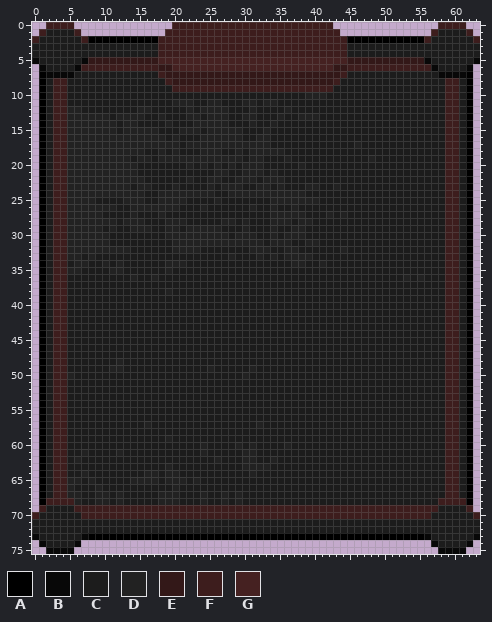
Edited in one commit: pixel-art file (Assets/Decor/UI/FontBack_UI.ase). The picture above was drawn from the file before the commit.
64x76 pixels, 1 frame. Colours within 5 levels of each other are drawn and written as one.
Palette (. is transparent): A #000000  B #080808  C #1c1c1c  D #222222  E #331818  F #3d1d1d  G #452121
Pixels before, first column x 0:
 0 ..FFFF..............FFFFFFFFFFFFFFFFFFFFFFF...............FFFF..
 1 .FCCCCF............FFFFFFFFFFFFFFFFFFFFFFFFF.............FCCCCF.
 2 FCCCCCCFAAAAAAAAAAFFFFFFFFFFFFFFFFFFFFFFFFFFFAAAAAAAAAAAFCCCCCCF
 3 CCCCCCCCCCCCCCCCCCFFFFFFFFFFFFFFFFFFFFFFFFFFFCCCCCCCCCCCCCCCCCCC
 4 CCCCCCCCCCCCCCCCCCFFFFFFFFFFFFFFFFFFFFFFFFFFFCCCCCCCCCCCCCCCCCCC
 5 BCCCCCCBEEEEEEEEEEGGGGGGGGGGGGGGGGGGGGGGGGGGGEEEEEEEEEEEBCCCCCCB
 6 .BCCCCBFFFFFFFFFFFEEGGGGGGGGGGGGGGGGGGGGGGGEEFFFFFFFFFFFFBCCCCB.
 7 .ABBBBCCCCCCCCCCCCFEEEEEEEEEEEEEEEEEEEEEEEEEFCCCCCCCCCCCCCBBBBA.
 8 .ACFFCCCCCCCCCCCCCCFEEEEEEEEEEEEEEEEEEEEEEEFCCCCCCCCCCCCCCCFFCA.
 9 .ACFFCCCCCCCCCCCCCCCFFFFFFFFFFFFFFFFFFFFFFFCCCCCCCCCCCCCCCCFFCA.
10 .ACFFCCCCCCCCCCCCCCCCCCCCCCCCCCCCCCCCCCDDDCCCCCCCCCCCCCCCCCFFCA.
11 .ACFFCCCCCCCCCCCCCCCDDDCCDDCCCDDCDDCCCCCCCCCCCCCCCCCCCCCCCCFFCA.
12 .ACFFDDCCCCCCCCDDCCCCCDCDDDDCCCDCCCCDCCCCCCCCCCCCCCCCCCCCCCFFCA.
13 .ACFFDDDDDDCDDDDCCDCCCDDCDDDCCDDCCCDCCDDDCCCCCCCCCCCCCCCCCCFFCA.
14 .ACFFDDDDDDDCDDCCCCDCCCDDDDDCCCDCCDCCCCCCCCCCCCCCCCCCCCCCCCFFCA.
15 .ACFFDDDDDDDCDDDDDCCCDDDCDDDDDCCCDCCCCCCCCCCCCCCCCCCCCCCCCCFFCA.
16 .ACFFDDDDDDDDDDDDDDCDCCCDDDDDDCCDDCCCCCCCCCCCCCCCCCCCCCCCCCFFCA.
17 .ACFFDDDDDDDDDDDDDDDDCDDDDDDDDDDDDCCCCCCCCCCCCDCCCCCCCCCCCCFFCA.
18 .ACFFDDDDDDDDDDDCCDCDCCCDDDCCDCDDDDDCCCCCCCCCCCCCCCCCCCCCCCFFCA.
19 .ACFFDDDDDDDDDCDDCDDDDDDDDDDDDCDDCCCDCCCCCCCCCCCDCCCCCCCCCCFFCA.
20 .ACFFDDDDDDDDDDCCCCCCCDCDCDCDCDDDCCCCCDCCCCCCCCCCCCCCCCCCCCFFCA.
21 .ACFFDDDDDDDDDDCCCCCCCCCCCDDCCDDDCDCCCCCCCCCCCCCCCCCCCCCCCCFFCA.
22 .ACFFDDDDDDDDDDDCCCCCCDCCDDCCDDDCDDDCCCCCCCCCCCCCCCCCCCCCCCFFCA.
23 .ACFFDDDDDDDDDCDDCCCDCCCCDCDDDCCDDCDCCCDDCCDCCCCCCCCCCCCCCCFFCA.
24 .ACFFDDDDDDDDDDDCCDDDDDDDDCCDDDDDDDDDDDCCCCCCCCCCCCCCCCCCCCFFCA.
25 .ACFFDDDDCCCCDDDCCDDDDCCCCDCCCCCCCDDDDDDDCCCCCCCCCCCCCCCCCCFFCA.
26 .ACFFDDDDDDDCCDDDDDDDCCCDCCCCCCDCCDCCDCCCCCCCCCCCCCCCCCCCCCFFCA.
27 .ACFFDDDDDCCCCDCCCDCCCCCCCCCCCCCCCDDDDDCCCDCDCCCCCCCCCCCCCCFFCA.
28 .ACFFDDDDDDDCDDDCCCDDDCCCCCDDCDCCCDDDCDDCCCCCCCCCCCCCCCCCCCFFCA.
29 .ACFFDDDDDCDCCDDDCCDDCDDDDDCCCDCCCDCCDDCCCCCCCCCCCCCCCCCCCCFFCA.
30 .ACFFDDDDDDCCCCCCCCDDDDDDDDDCDDDCCDCDDDCCCCCCCCCCCCCCCCCCCCFFCA.
31 .ACFFDDDDDDCCCCCCCCCDDDDDDDDDDDDDCDDDCCDDCCCCCCCCCCCCCCCCCCFFCA.
32 .ACFFDDDDDDDDDCCCCCCDDDDCCCCCCCDDDCCDDCCCCCCDCCCCCCCCCCCCCCFFCA.
33 .ACFFDDCDCCCCCCCCCCCCCCCCCCCDCCCDCDCDDDDCCCCCCCCCCCCCCCCCCCFFCA.
34 .ACFFCDDCCDCDCCCCCCDDDCCCCCCCCCCCCCCCDDCCDCCCCCCCCCCCCCCCCCFFCA.
35 .ACFFDDCCCCDDCCCCCCDCCCCCCCCCCCCCCCCCCCCCCCCCCCCCCCCCCCCCCCFFCA.
36 .ACFFCCCCCCCCCDCCDCCCCCCCCCCCCCCCCCCCCCCCCCCCCCCCCCCCDCDCCCFFCA.
37 .ACFFCCCCCCCCCCCCCCCCCCCCCCCCCCCCCCCCCCCCCCCCCCCCCCCCCCCCCCFFCA.
38 .ACFFCCCCCCCCCCCCCCDCCCCCCCCCCCCCCCCCCCCCCCCCCCCCCCCCCCCCCCFFCA.
39 .ACFFCCCCCCCCCCCCCCCCCCCCCCCCCCCCCCCCCCCCCCCCCCCCCCCCCCCCCCFFCA.
40 .ACFFCCCCCCCCCCCCCCCCCCCCCCCCCCCCCCCCCCCCCCCCCCCCCCCCCCCCCCFFCA.
41 .ACFFCCCCCCCCCCCCCCCCCCCCCCCCCCCCCCCCCCCCCCCCCCCCCCCCCCCCCCFFCA.
42 .ACFFCCCCCCCCCCCCCCCCCCCCCCCCCCCCCCCCCCCCCCCCCCCCCCCCCCCCCCFFCA.
43 .ACFFCCCCCCCCCCCCCCCCCCCCCCCCCCCCCCCCCCCCCCCCCCCCCCCCCCCCCCFFCA.
44 .ACFFCCCCCCCCCCCCCCCCCCCCCCCCCCCCCCCCCCCCCCCCCCCCCCCCCCCCCCFFCA.
45 .ACFFCCCCCCCCCCCCCCCCCCCCCCCCCCCCCCCCCCCCCCCCCCCCCCCCCCCCCCFFCA.
46 .ACFFCCCCCCCCCCCCCCCCCCCCCCCCCCCCCCCCCCCCCCCCCCCCCCCCCCCCCCFFCA.
47 .ACFFCCCCCCCCCCCCCCCCCCCCCCCCCCCCCCCCCCCCCCCCCCCCCCCCCCCCCCFFCA.
48 .ACFFCCCCCCCDCCCCCCCCCCCCCCCCCCCCCCCCCCCCCCCCCCCCCCCCCCCCCCFFCA.
49 .ACFFCCCCCCDDCCCCCCCCCCCCDCCCCCDCCCCCCCCCCCCCCCCCCCCCCCCCCCFFCA.
50 .ACFFDCCCCCCCCCCCCCCCCCCCCCCCCDCCCCCCCCCCCCCCCCCCCCCCCCCCCCFFCA.
51 .ACFFCCCCCCCCCCCCCCCCCCCCCCCCCCCCCCCCCCCCCCCCCCCCCCCCCCCCCCFFCA.
52 .ACFFCCCCCCCCCCCCCCCCCCCCCCCCCCCCCCCCCCCCCCCCCCCCCCCCCCCCCCFFCA.
53 .ACFFCCCCCCCCCCCCCCCCCCCCCCCCCCCCCCCCCCCCCCCCCCCCCCCCCCCCCCFFCA.
54 .ACFFCCCCCCCCCCCCCCCCCCCCCCCCCCCCCCCCCCCCCCCCCCCCCCCCCCCCCCFFCA.
55 .ACFFCCCCCCCCCCCCCCCCCCCCCCCCCCCCCCCCCCCCCCCCCCCCCCCCCCCCCCFFCA.
56 .ACFFCCCCCCCCCCCCCCCCCCCCCCCCCCCCCCCCCCCCCCCCCCCCCCCCCCCCCCFFCA.
57 .ACFFCCCCCCCCCCCDCCCCCCCCCCCCCCCDCCCCCCCCCCCCCCCCCCCCCCCCCCFFCA.
58 .ACFFCCCCCCCCCCCCCCCCCCCCCCCCCCCCCCCCCCCCCCCCCCCCCCCCCCCCCCFFCA.
59 .ACFFCCCCCCCCCCCCCCDCCCCCCCCCCCCCCCCCCCCCCCCCCCCCCCCCCCCCCCFFCA.
60 .ACFFCCCCCCCCCCCCCCCCCCCDCCCCDCDCCCCDCCCCCCCCCCCCCCCCCCCCCCFFCA.
61 .ACFFCCDCCCCDCCCCCCCCCCCDCCCCCDDCCCCCCCCCCCCCCCCCCCCCCCCCCCFFCA.
62 .ACFFCDCCCCCCCCCCCCCCCCCCCDCCCDDCCDCCCCCCCCCCCCCCCCCCCCCCCCFFCA.
63 .ACFFCCCCCCCCCCCCCCDCCCCCCCCCCDDDDCCCCCCCCCCCCCCCCCCCCCCCCCFFCA.
64 .ACFFCCDCCCCCCCCDDCDDCCCCCCCCCCDCCCCCCCCCCCCCCCCCCCCCCCCCCCFFCA.
65 .ACFFDDCDCCCCCDDDDCDDDCDCCCCCCCCCCCCCCCCCCCCCCCCCCCCCCCCCCCFFCA.
66 .ACFFDCCCDCCCCCCCCCCDCCCCCCCCCCCCCCCCCCCCCCCCCCCCCCCCCCCCCCFFCA.
67 .ACFFDDCCDDCDCCCCCDDDCCCDCCDCDCCCCCCCCCCCCCCCCCCCCCCCCCCCCCFFCA.
68 .AFFFFDCCDDCDCCCCCDDDCCCDCCDCDCCCCCCCCCCCCCCCCCCCCCCCCCCCCFFFFA.
69 .FCCCCFFFFFFFFFFFFFFFFFFFFFFFFFFFFFFFFFFFFFFFFFFFFFFFFFFFFCCCCF.
70 FCCCCCCFFFFFFFFFFFFFFFFFFFFFFFFFFFFFFFFFFFFFFFFFFFFFFFFFFCCCCCCF
71 CCCCCCCCCCCCCCCCCCCCCCCCCCCCCCCCCCCCCCCCCCCCCCCCCCCCCCCCCCCCCCCC
72 CCCCCCCCCCCCCCCCCCCCCCCCCCCCCCCCCCCCCCCCCCCCCCCCCCCCCCCCCCCCCCCC
73 BCCCCCCBAAAAAAAAAAAAAAAAAAAAAAAAAAAAAAAAAAAAAAAAAAAAAAAABCCCCCCB
74 .BCCCCB..................................................BCCCCB.
75 ..BBBB....................................................BBBB..
After:
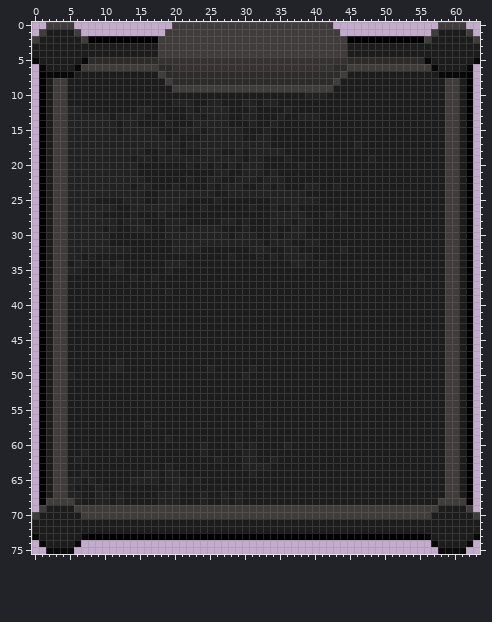
From old to new:
{"colour":"E","old":"#331818","new":"#2e2b2b"}
{"colour":"F","old":"#3d1d1d","new":"#413c3c"}
{"colour":"G","old":"#452121","new":"#363232"}
